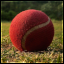
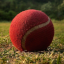
The second 64×64 image is a revision of the first. Changes to its layers:
removed layer "high" (was overlay, 51%) over (1, 1, 63, 63)
removed layer "border" (was dissolve) over (0, 0, 64, 64)
